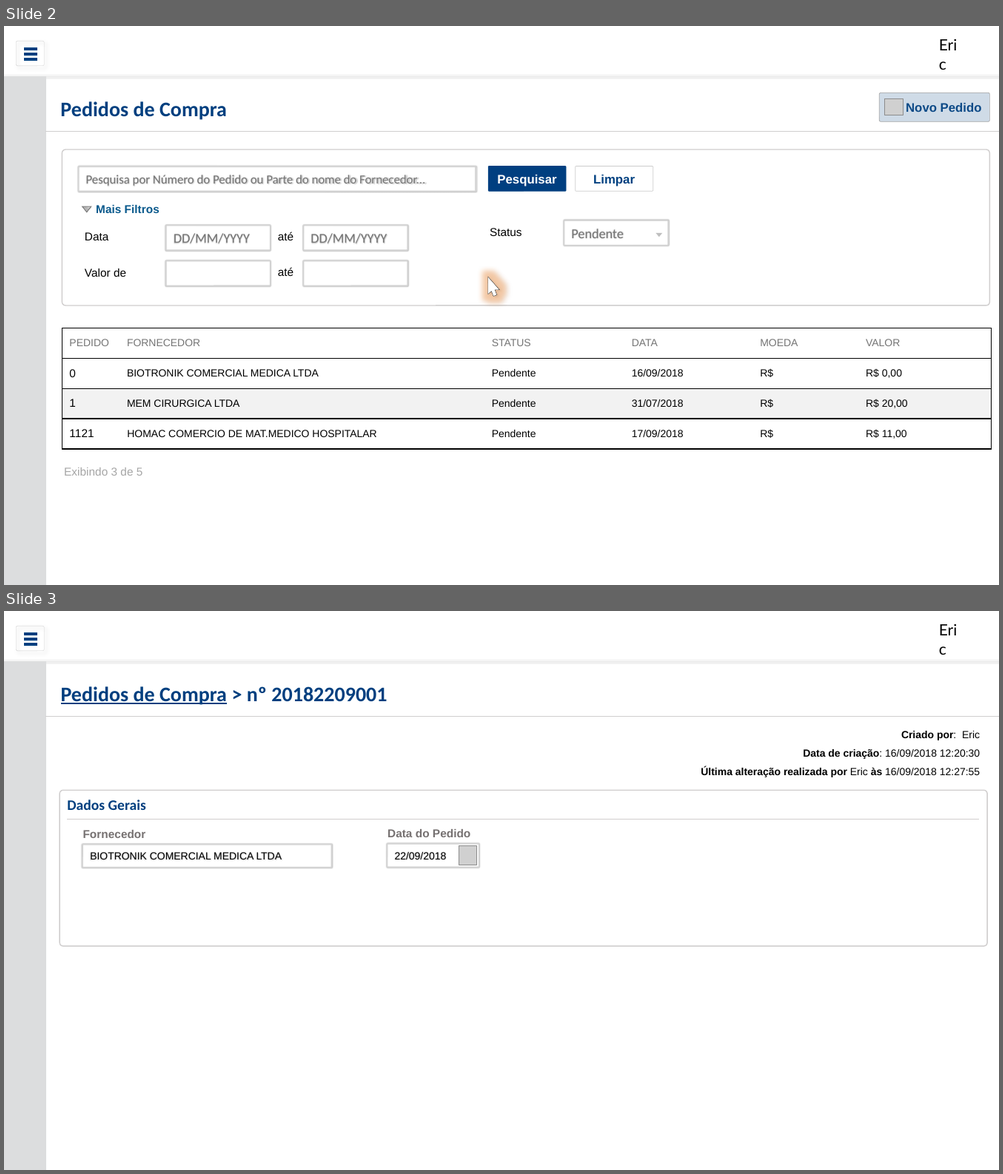
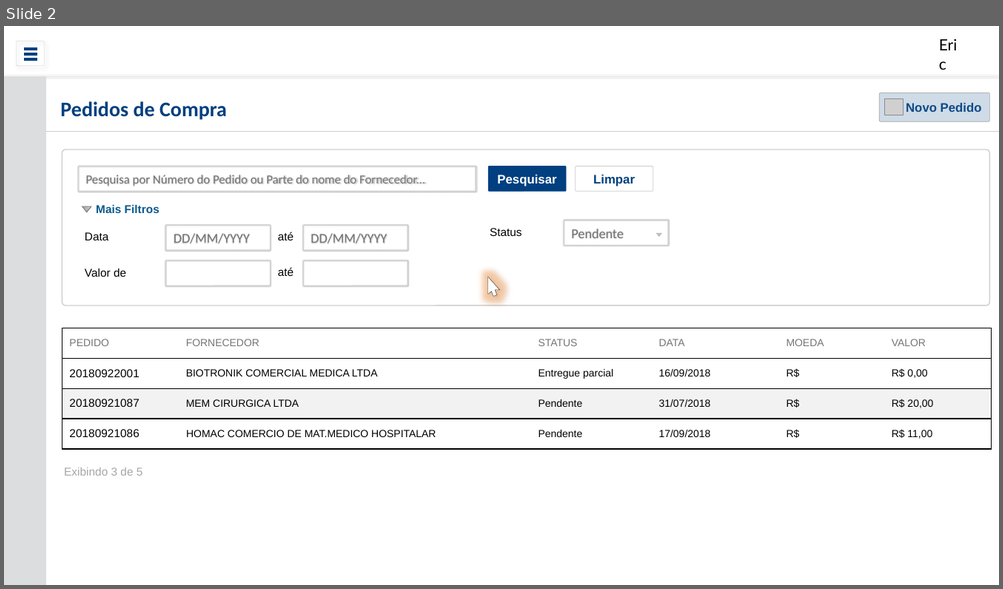
Before and after one commit to ericfgsilva/biograma, a slide deck: prototipo/PedidoDeCompra.pptx. Shown one above the other, each under a label of ours: slides 2 and 3 before the commit, slide 2 after it. The pictures are 1003x1174 and 1003x589 pixels, drawn with LibreOffice and Linux fonts; fonts in the diff are those of the drawing; grey boxes stand for pictures; background and template pictures are left out. Boxes give left, top, right and bottom in pixels: in the first picture for what was removed or moved away, otherwise in the second. Text is boxed around its words. In the diff, an @@ line names an element or a change of style, - is before the commit and + after.

Commit message:
Prototipação de mudanças definidas para pedido de compra (inclusão de relacionamento com doc de entrada)

```diff
--- a/prototipo/PedidoDeCompra.pptx
+++ b/prototipo/PedidoDeCompra.pptx
@@ slide 3 removed at [4, 611, 999, 1170], background #FFFFFF; not listed: 7 template elements that a slide beside it also shows @@
@@ text removed at [61, 686, 387, 705] @@
-Pedidos de Compra > nº 20182209001
@@ line removed from (45, 716) to (999, 716) @@
@@ text removed at [700, 731, 979, 777] @@
-Criado por: Eric
-Data de criação: 16/09/2018 12:20:30
-Última alteração realizada por Eric às 16/09/2018 12:27:55
@@ rounded rectangle removed at [60, 790, 987, 946] @@
@@ text removed at [67, 800, 146, 810] @@
-Dados Gerais
@@ line removed from (68, 819) to (979, 819) @@
@@ text removed at [83, 830, 146, 838] @@
-Fornecedor
@@ text removed at [387, 829, 470, 837] @@
-Data do Pedido
@@ rounded rectangle removed at [82, 845, 332, 868] @@
-BIOTRONIK COMERCIAL MEDICA LTDA
@@ rounded rectangle removed at [387, 844, 478, 867] @@
-22/09/2018
@@ picture removed at [458, 846, 477, 865] @@
@@ slide 2 changed as well @@
@@ table at [62, 328, 991, 449] @@
-row 2, column 1: 0
+row 2, column 1: 20180922001
-row 2, column 3: Pendente
+row 2, column 3: Entregue parcial
-row 3, column 1: 1
+row 3, column 1: 20180921087
-row 4, column 1: 1121
+row 4, column 1: 20180921086
```
Also in this commit, not shown: 1 other slide changed, 1 slide added, 1 other file.
